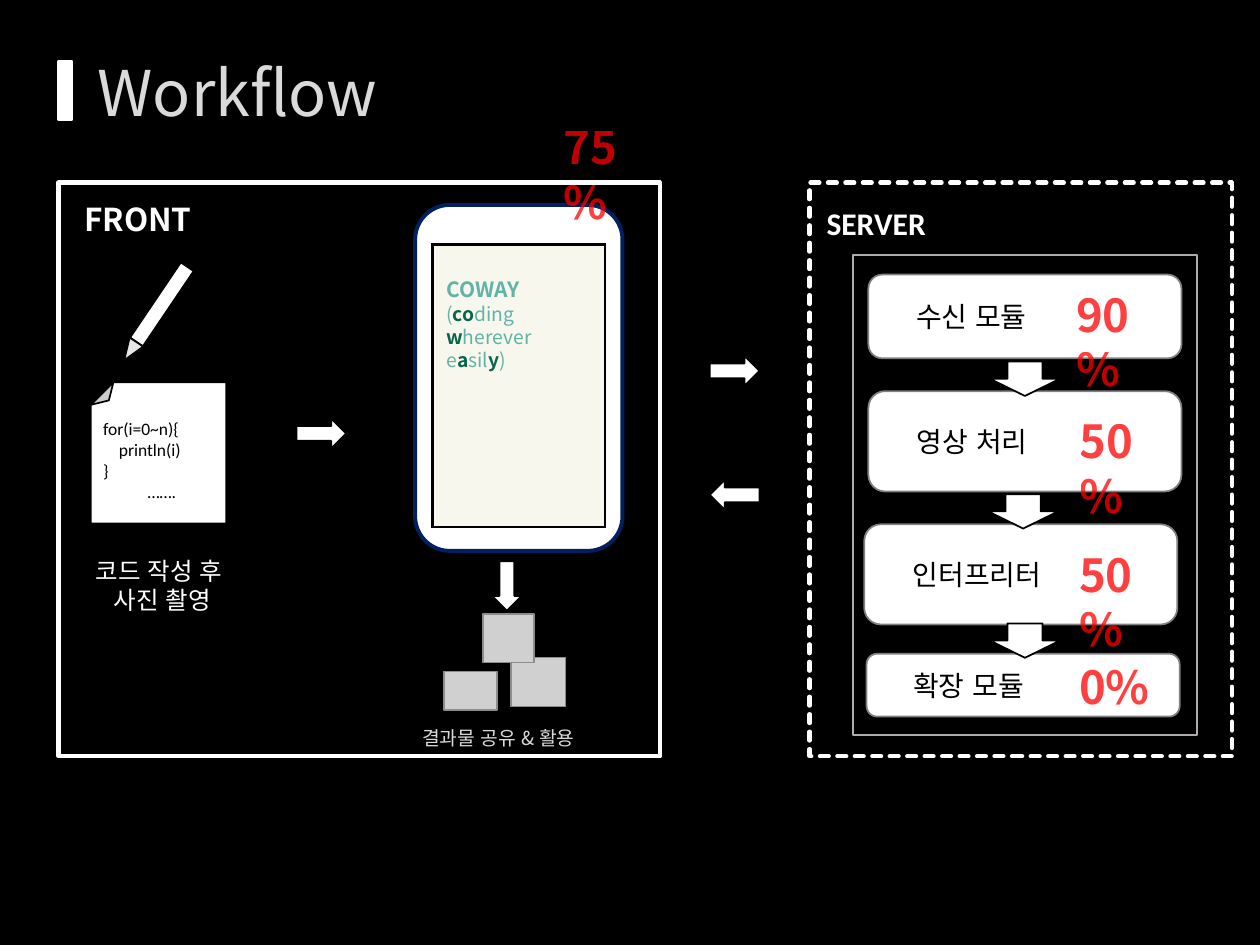
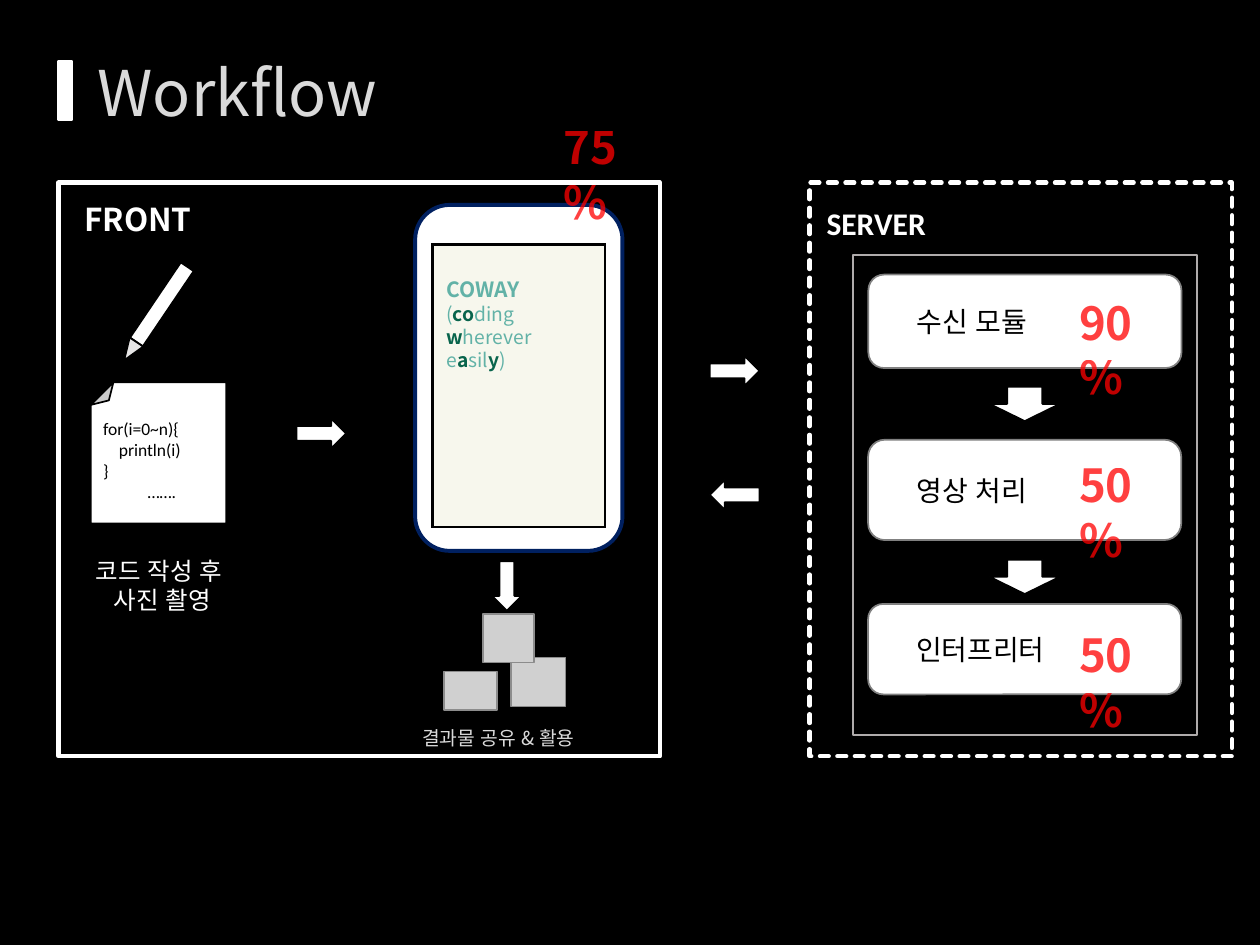
Before and after one commit to kookmin-sw/2018-cap1-2, a slide deck: slide 11 of doc/COWAY-mid-1.5.pptx. Drawn at 1260x945 pixels with LibreOffice and Linux fonts; fonts in the diff are those of the drawing; grey boxes stand for pictures; background and template pictures are left out. Boxes give left, top, right and bottom in pixels: in the first picture for what was removed or moved away, otherwise in the second. Text is boxed around its words. In the diff, an @@ line names an element or a change of style, - is before the commit and + after.

```diff
--- a/doc/COWAY-mid-1.5.pptx
+++ b/doc/COWAY-mid-1.5.pptx
@@ rounded rectangle "수신 모듈": place and size @@
-rounded rectangle "수신 모듈" at <box>868,275,1181,358</box>
+rounded rectangle "수신 모듈" at <box>868,275,1181,368</box>
@@ text "90%": place and size @@
-text "90%" at <box>1076,298,1130,333</box>
+text "90%" at <box>1079,305,1133,341</box>
@@ right arrow: place and size @@
-right arrow at <box>990,362,1060,396</box>
+right arrow at <box>990,387,1060,421</box>
@@ rounded rectangle "영상 처리": place and size @@
-rounded rectangle "영상 처리" at <box>868,391,1181,491</box>
+rounded rectangle "영상 처리" at <box>868,440,1181,541</box>
@@ text "50%": place and size @@
-text "50%" at <box>1080,424,1134,459</box>
+text "50%" at <box>1079,468,1133,503</box>
@@ right arrow: place and size @@
-right arrow at <box>987,495,1058,529</box>
+right arrow at <box>990,560,1060,594</box>
@@ rounded rectangle "인터프리터": place and size @@
-rounded rectangle "인터프리터" at <box>864,524,1177,625</box>
+rounded rectangle "인터프리터" at <box>868,604,1181,694</box>
@@ right arrow removed at <box>990,624,1060,658</box> @@
@@ text "50%": place and size @@
-text "50%" at <box>1079,557,1133,593</box>
+text "50%" at <box>1079,638,1133,673</box>
@@ rounded rectangle removed at <box>867,654,1179,717</box> @@
-확장 모듈
@@ text removed at <box>1079,669,1150,705</box> @@
-0%
```
Also in this commit, not shown: 3 other slides changed.
